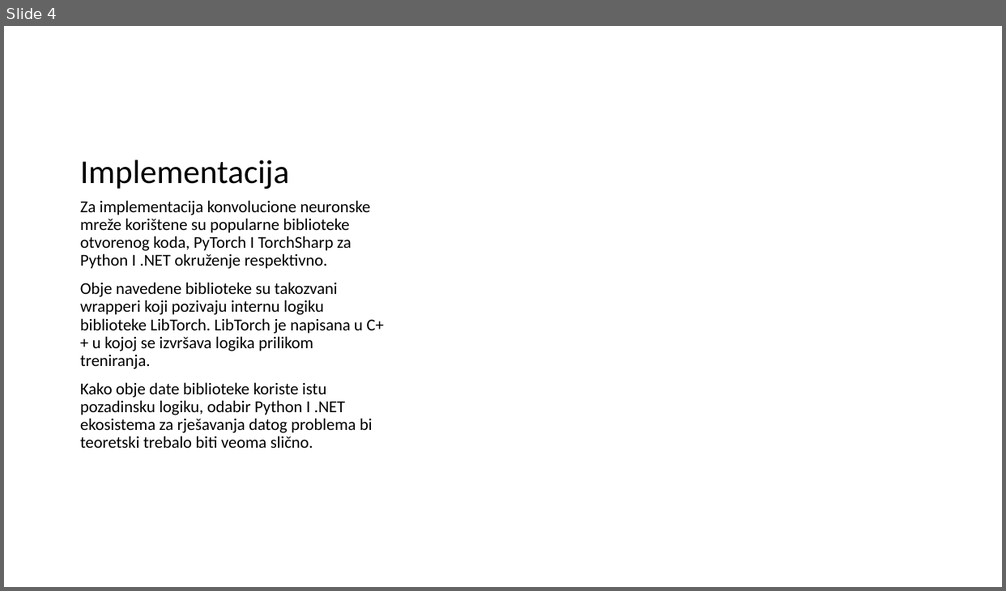
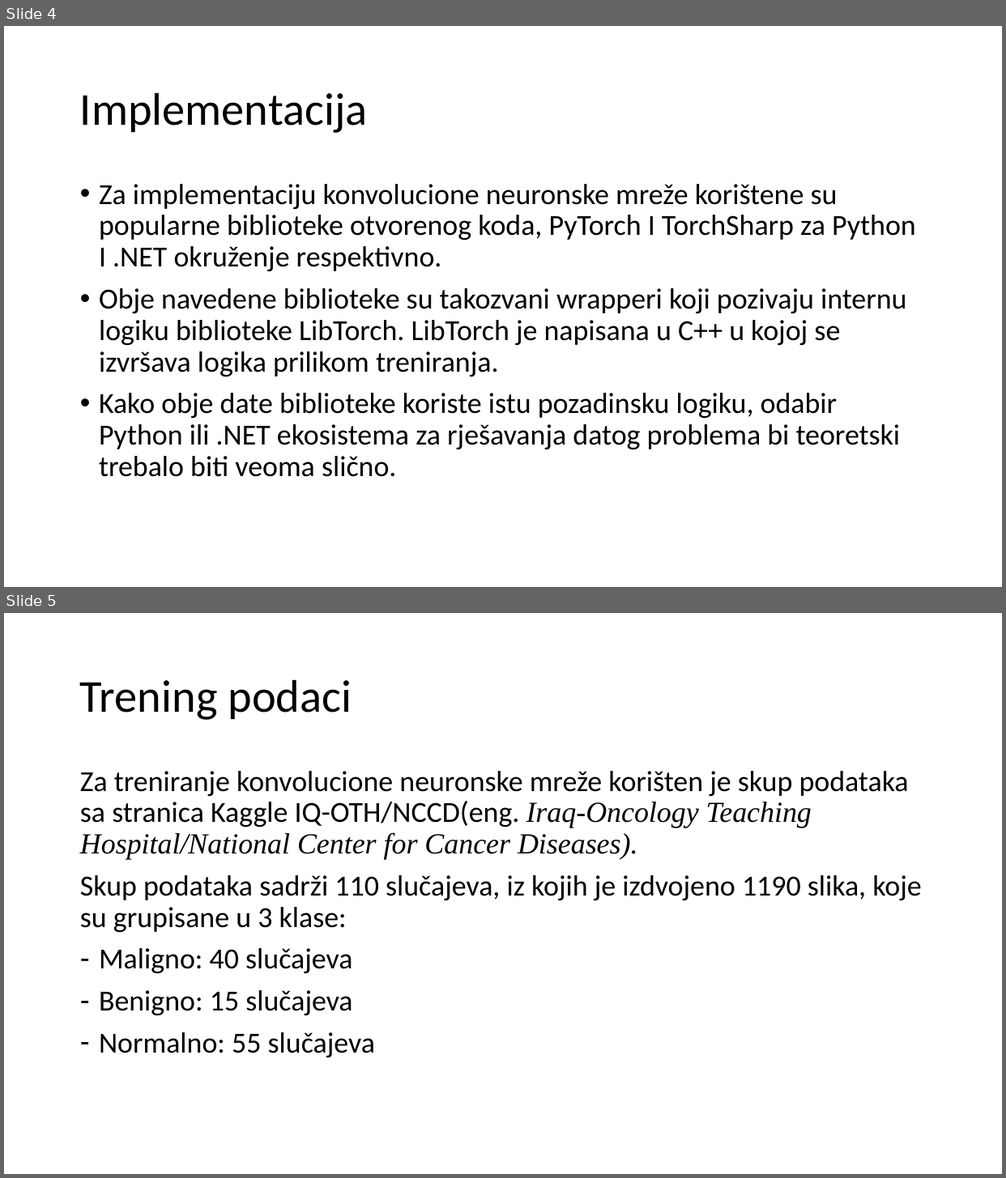
Before and after one commit to omarkurtovic/ml-dotnet-vs-python, a slide deck: Presentation/Komparativna analiza ML metodologija.pptx. Shown one above the other, each under a label of ours: slide 4 before the commit, slides 4 and 5 after it. The pictures are 1006x591 and 1006x1178 pixels, drawn with LibreOffice and Linux fonts; fonts in the diff are those of the drawing. Boxes give left, top, right and bottom in pixels: in the first picture for what was removed or moved away, otherwise in the second. Text is boxed around its words. In the diff, an @@ line names an element or a change of style, - is before the commit and + after.

```diff
--- a/Presentation/Komparativna analiza ML metodologija.pptx
+++ b/Presentation/Komparativna analiza ML metodologija.pptx
@@ slide 5 added at (4, 613, 1002, 1174), background #FFFFFF @@
@@ title added at (80, 679, 351, 720), 44 pt, text #000000 @@
+Trening podaci
@@ text added at (80, 771, 921, 1058), 28 pt, text #000000 @@
+Za treniranje konvolucione neuronske mreže korišten je skup podataka sa stranica Kaggle IQ-OTH/NCCD(eng. Iraq-Oncology Teaching Hospital/National Center for Cancer Diseases).
+Skup podataka sadrži 110 slučajeva, iz kojih je izdvojeno 1190 slika, koje su grupisane u 3 klase:
+– Maligno: 40 slučajeva
+– Benigno: 15 slučajeva
+– Normalno: 55 slučajeva
@@ slide 4 changed as well @@
@@ title "Implementacija": place and size @@
-title "Implementacija" at (80, 160, 289, 189)
+title "Implementacija" at (80, 92, 368, 133)
@@ title "Implementacija" at (80, 92, 368, 133): size 32 to 44 pt; vertical alignment bottom to middle @@
@@ text "Za implementaciju konvolucione neuronske mreže ...": place and size @@
-text "Za implementaciju konvolucione neuronske mreže ..." at (80, 200, 384, 448)
+text "Za implementaciju konvolucione neuronske mreže ..." at (99, 184, 916, 477)
@@ text at (99, 184, 916, 271): text changed; size 16 to 28 pt @@
-Za implementacija konvolucione neuronske mreže korištene su popularne biblioteke otvorenog koda, PyTorch I TorchSharp za Python I .NET okruženje respektivno.
+• Za implementaciju konvolucione neuronske mreže korištene su popularne biblioteke otvorenog koda, PyTorch I TorchSharp za Python I .NET okruženje respektivno.
@@ text at (99, 288, 906, 377): size 16 to 28 pt in "Obje navedene biblioteke su takozvani wrapperi koji ..."; bullet none to • @@
@@ text at (99, 393, 901, 477): text changed; size 16 to 28 pt @@
-Kako obje date biblioteke koriste istu pozadinsku logiku, odabir Python I .NET ekosistema za rješavanja datog problema bi teoretski trebalo biti veoma slično.
+• Kako obje date biblioteke koriste istu pozadinsku logiku, odabir Python ili .NET ekosistema za rješavanja datog problema bi teoretski trebalo biti veoma slično.
```
Also in this commit, not shown: 3 other slides changed, 1 other slide added, 3 slides removed.
